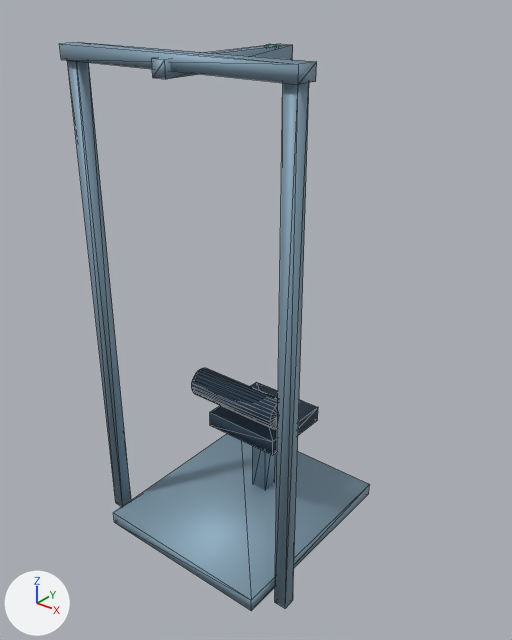
Before and after pictures for a commit that changed the glTF model assets/prototype/stage1/equipment/lat_station.glb.
Camera for both pictures: a 50 mm lens placed at (1.77, -2.28, 2.37), pointed at (0.02, -0.09, 1.02). The lights are fixed; the arrows at lower left show +X, +Y and +Z. The picture after the commit comes second. Mesh edges are drawn as thin lines. Where no turn or scale is listed for an object, it has been applied to the vertices.

Objects in the first picture: 'lat_frame', 'lat_top_beam', 'seat', 'seat_support', 'thigh_pad'.
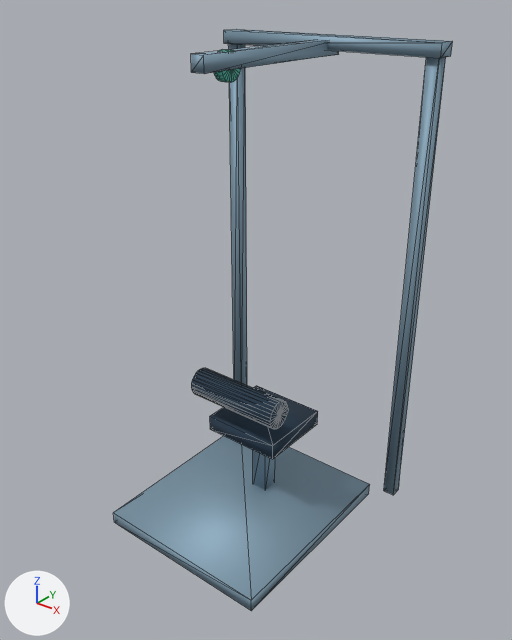
Boxes (x1, y1, x2, y2) around the edits, measured in the pictures (512 x 640 px; the box of a moved part takes in the faces that stretch with it):
'lat_frame', reshaped (9% wider): before (59, 42, 370, 611); after (113, 29, 453, 611)
'seat', moved: before (210, 382, 318, 455); after (210, 386, 318, 459)
'lat_top_beam', reshaped: before (152, 44, 293, 79); after (191, 40, 339, 74)
part 1 of me_lat_frame, moved or reshaped: before (67, 60, 131, 507); after (228, 43, 247, 385)
part 2 of me_lat_frame, moved or reshaped: before (275, 83, 309, 608); after (384, 57, 446, 495)
part 3 of me_lat_frame, moved or reshaped: before (59, 42, 317, 85); after (224, 29, 453, 58)

Diff of the bpy script that builds the scene:
```diff
--- a/assets/prototype/stage1/equipment/lat_station.glb.py
+++ b/assets/prototype/stage1/equipment/lat_station.glb.py
@@ me_lat_frame @@
 # used by ob_lat_frame; location = (0.0, 0.0, 0.0)
-me_lat_frame.from_pydata(...)  # 32 vertices, 48 faces; spans x -0.54..0.54, y -0.62..0.32, z 0.0..2.15
+me_lat_frame.from_pydata(...)  # 32 vertices, 48 faces; spans x -0.54..0.54, y -0.62..0.47, z 0.0..2.15
+# me_lat_frame part 1: the loose piece of 8 vertices spanning x -0.53..-0.47, y -0.53..-0.47, z 0.0..2.12 is moved by (0.0, 0.92, 0.0)
+# me_lat_frame part 2: the loose piece of 8 vertices spanning x 0.47..0.53, y -0.53..-0.47, z 0.0..2.12 is moved by (0.0, 0.92, 0.0)
+# me_lat_frame part 3: the loose piece of 8 vertices spanning x -0.54..0.54, y -0.55..-0.46, z 2.09..2.15 is moved by (0.0, 0.92, 0.0)
 me_lat_frame.materials.append(mat_frame)
@@ me_seat @@
 # used by ob_seat; location = (0.0, 0.0, 0.0)
-me_seat.from_pydata(...)  # 8 vertices, 12 faces; spans x -0.19..0.19, y -0.18..0.18, z 0.423..0.498
+me_seat.from_pydata(...)  # 8 vertices, 12 faces; spans x -0.19..0.19, y -0.18..0.18, z 0.401..0.476
+# me_seat part 4: the whole mesh is moved by (0.0, 0.0, -0.022)
 me_seat.materials.append(mat_padding)
@@ me_lat_top_beam @@
 # used by ob_lat_top_beam; location = (0.0, 0.0, 0.0)
 # before: 0 (-0.03, 0.13, 2.07), 1 (-0.03, -0.57, 2.07) at pixel (152, 77), 2 (-0.03, 0.13, 2.13) at pixel (280, 43), 3 (-0.03, -0.57, 2.13) at pixel (151, 58), 4 (0.03, 0.13, 2.07) at pixel (292, 60)
 # before: 5 (0.03, -0.57, 2.07) at pixel (165, 79), 6 (0.03, 0.13, 2.13) at pixel (292, 44), 7 (0.03, -0.57, 2.13) at pixel (164, 59)
-me_lat_top_beam.from_pydata(...)  # 8 vertices, 12 faces; spans x -0.03..0.03, y -0.57..0.13, z 2.07..2.13
+me_lat_top_beam.from_pydata(...)  # 8 vertices, 12 faces; spans x -0.03..0.03, y -0.385..0.465, z 2.07..2.13
+# me_lat_top_beam part 5
+for i in [1, 3, 5, 7]: me_lat_top_beam.vertices[i].co += Vector((0.0, 0.185, 0.0))
+for i in [0, 2, 4, 6]: me_lat_top_beam.vertices[i].co += Vector((0.0, 0.335, 0.0))
 me_lat_top_beam.materials.append(mat_frame)
```
